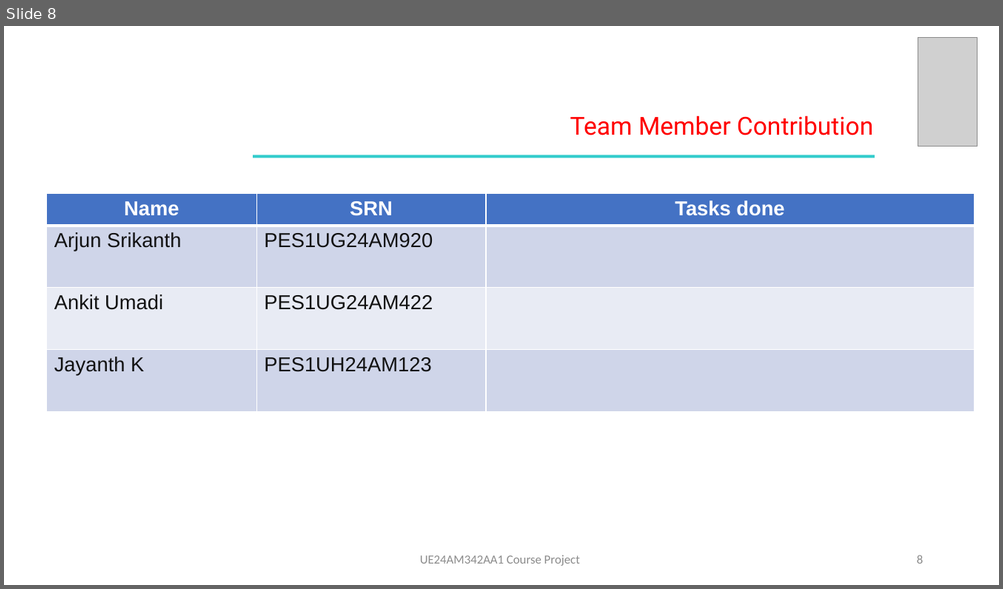
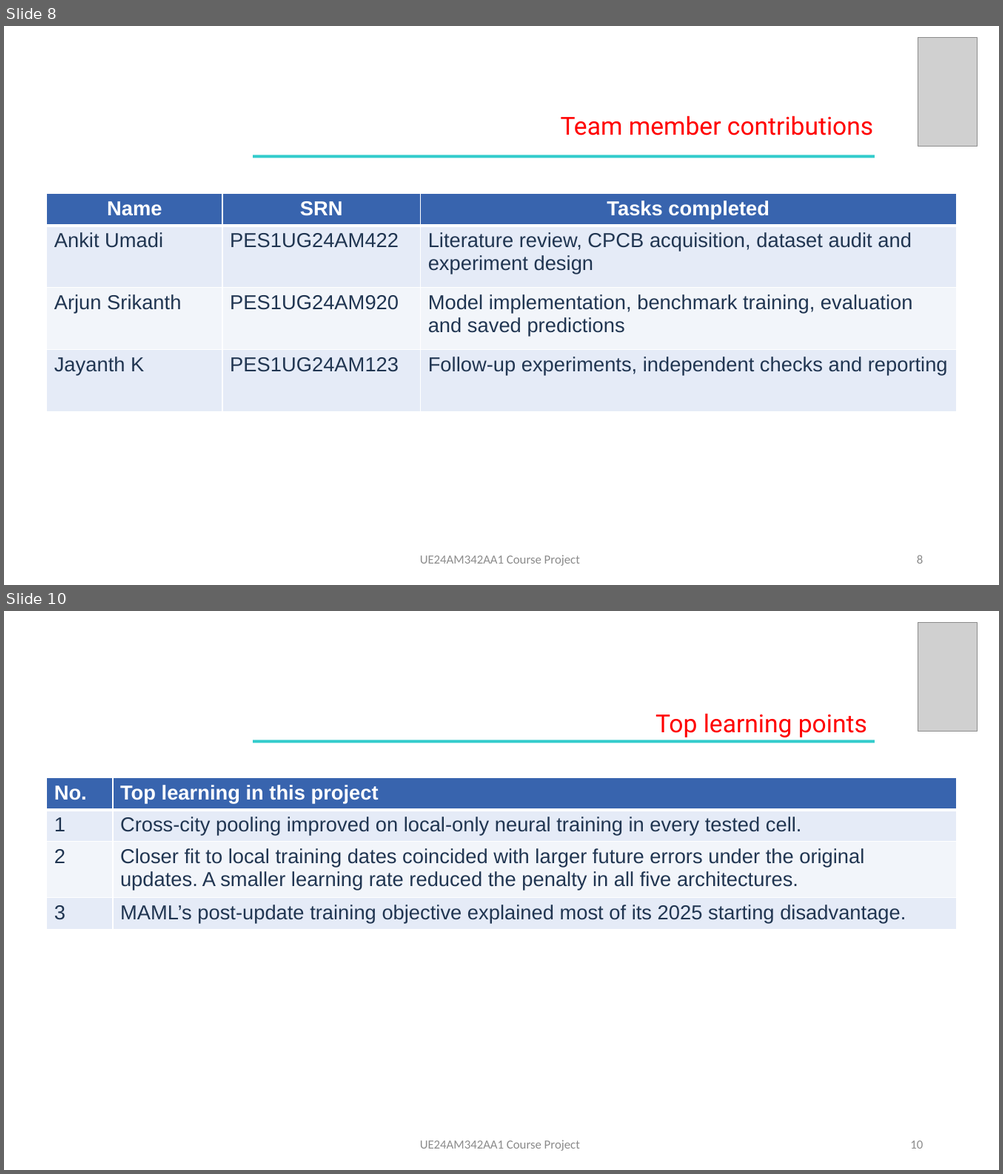
Before and after one commit to arjunsrikanthh/afml-course-project, a slide deck: slides/AFML_Final_Presentation.pptx. Shown one above the other, each under a label of ours: slide 8 before the commit, slides 8 and 10 after it; the slides between them are not shown. The pictures are 1003x589 and 1003x1174 pixels, drawn with LibreOffice and Linux fonts; fonts in the diff are those of the drawing; grey boxes stand for pictures. Boxes give left, top, right and bottom in pixels: in the first picture for what was removed or moved away, otherwise in the second. Text is boxed around its words. In the diff, an @@ line names an element or a change of style, - is before the commit and + after.

```diff
--- a/slides/AFML_Final_Presentation.pptx
+++ b/slides/AFML_Final_Presentation.pptx
@@ slide 10 added at [4, 611, 999, 1170], background #FFFFFF @@
@@ picture added at [918, 623, 978, 731] @@
@@ text added at [655, 713, 867, 738], 24 pt, text #FF0000 @@
+Top learning points
@@ rectangle added at [253, 740, 874, 743], fill #33CCCC @@
@@ table added at [46, 778, 956, 1054], 4 rows, 2 columns @@
+No. | Top learning in this project
+1 | Cross-city pooling improved on local-only neural training in every tested cell.
+2 | Closer fit to local training dates coincided with larger future errors under the original updates. A smaller learning rate reduced the penalty in all five architectures.
+3 | MAML’s post-update training objective explained most of its 2025 starting disadvantage.
@@ text added at [420, 1140, 580, 1151], 12 pt, text #8C8C8C @@
+UE24AM342AA1 Course Project
@@ page number added at [910, 1141, 922, 1149], 12 pt, text #8C8C8C @@
+10
@@ slide 8 changed as well @@
@@ text at [560, 116, 873, 136]: text changed @@
-Team Member Contribution
+Team member contributions
@@ table at [46, 194, 956, 466] @@
-row 1, column 3: Tasks done
+row 1, column 3: Tasks completed
-row 2: Arjun Srikanth | PES1UG24AM920 | 
+row 2: Ankit Umadi | PES1UG24AM422 | Literature review, CPCB acquisition, dataset audit and experiment design
-row 3: Ankit Umadi | PES1UG24AM422 | 
+row 3: Arjun Srikanth | PES1UG24AM920 | Model implementation, benchmark training, evaluation and saved predictions
-row 4, column 2: PES1UH24AM123
+row 4, column 2: PES1UG24AM123
-row 4, column 3: 
+row 4, column 3: Follow-up experiments, independent checks and reporting
@@ fill #4472C4 to #3864AE in row 1 @@
@@ fill #CFD5EA to #E5EBF7 in 6 cells @@
@@ fill #E9EBF5 to #F2F5FA in row 3 @@
@@ text colour #111111 to #203551 in "Jayanth K" @@
@@ table: place and size @@
-table at [46, 194, 973, 462]
+table at [46, 194, 956, 466]
```
Also in this commit, not shown: 5 other slides changed, 7 other slides added, 6 slides removed, 35 other files.
